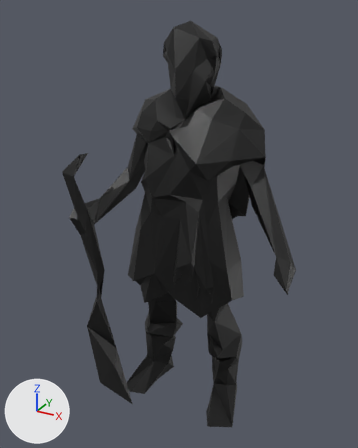
Before and after pictures for a commit that changed the glTF model assets/3d/vat/s2_p4_lod_static.glb.
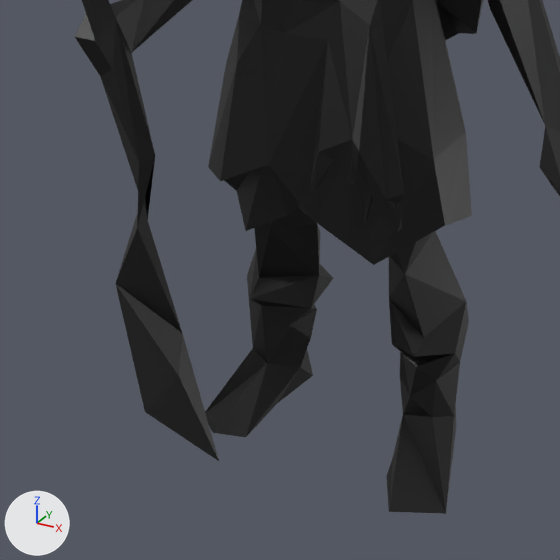
Each version appears first whole from a 50 mm camera at (0.842, -1.58, 1.645) aimed at (-0.027, 0.0, 0.855), and next in a close-up on the part from 10% to 79% of the width and 45% to 100% of the height. Arrows for +X, +Y and +Z are at lower left; the lights stay in place. The first two pictures are the older version. Vertices at exactly the same position are counted once.

In view in the first close-up: 's2_p4_lod_vat'.
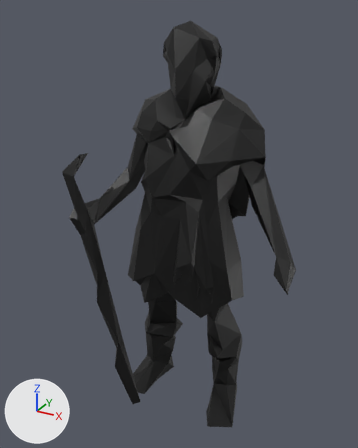
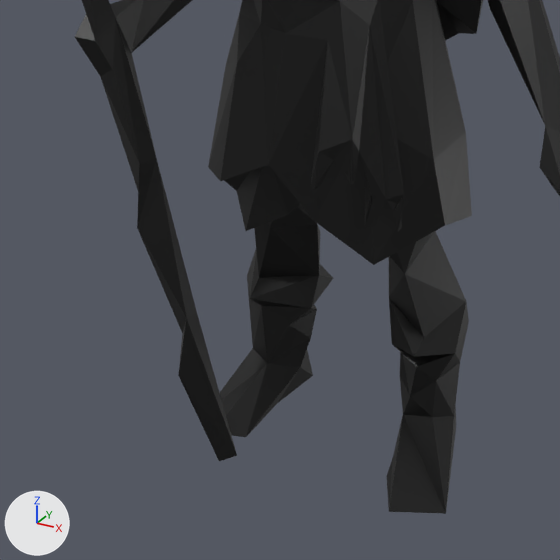
Where the change shows, as pixel boxes [x1, y1, x2, y2] in the close-ups (560 x 560 px; the box of a moved part takes in the faces that stretch with it):
part 1 of me_s2_p4_lod_vat, moved or reshaped: before [115, 213, 219, 461]; after [137, 160, 237, 461]

The change, as a diff of the scene's bpy script:
```diff
--- a/assets/3d/vat/s2_p4_lod_static.glb.py
+++ b/assets/3d/vat/s2_p4_lod_static.glb.py
@@ me_s2_p4_lod_vat @@
 me_s2_p4_lod_vat.from_pydata(...)  # 352 vertices, 788 faces; spans x -0.41..0.47, y -0.23..0.22, z -0.02..1.6
 # used by ob_s2_p4_lod_vat; location = (0.0, 0.0, 0.0)
-me_s2_p4_lod_vat.vertices[11].co = (-0.4, -0.13, 0.34)
-me_s2_p4_lod_vat.vertices[17].co = (-0.4, -0.17, 0.35)  # pixel (115, 283)
-me_s2_p4_lod_vat.vertices[21].co = (-0.38, -0.13, 0.01)  # pixel (144, 412)
+# me_s2_p4_lod_vat part 1
+me_s2_p4_lod_vat.vertices[11].co = (-0.23, -0.13, 0.31)  # pixel (196, 312)
+me_s2_p4_lod_vat.vertices[17].co = (-0.23, -0.17, 0.33)  # pixel (186, 318)
+me_s2_p4_lod_vat.vertices[21].co = (-0.16, -0.13, -0.01)  # pixel (237, 455)
 me_s2_p4_lod_vat.materials.append(mat_vat_s2_p4_lod)
```
